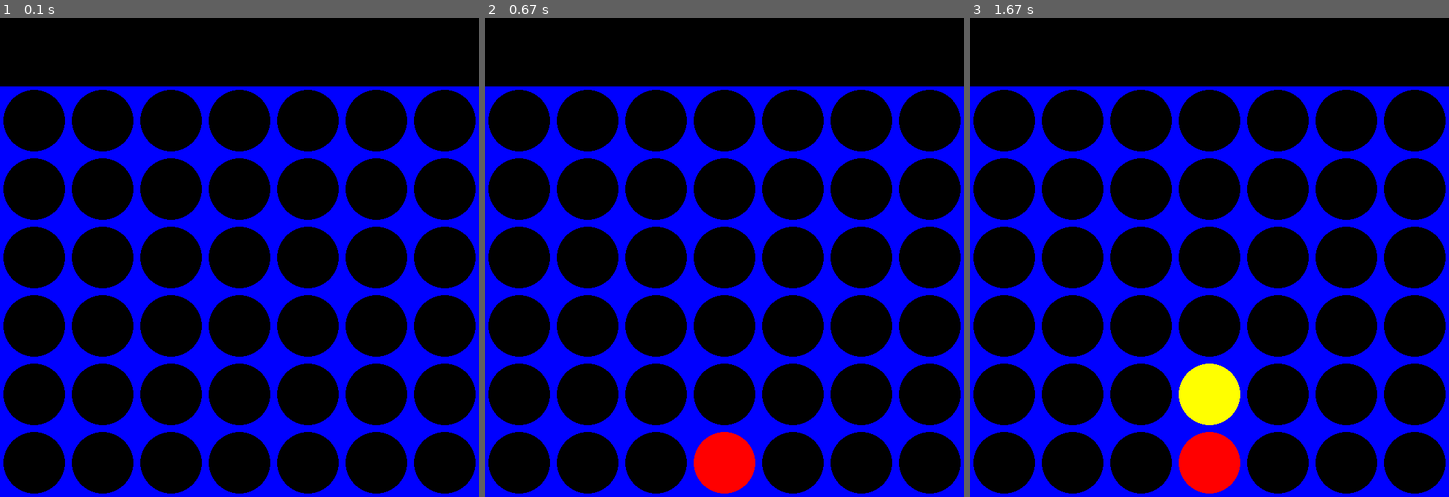
Above: before the commit, frames 1-3 (left to right).
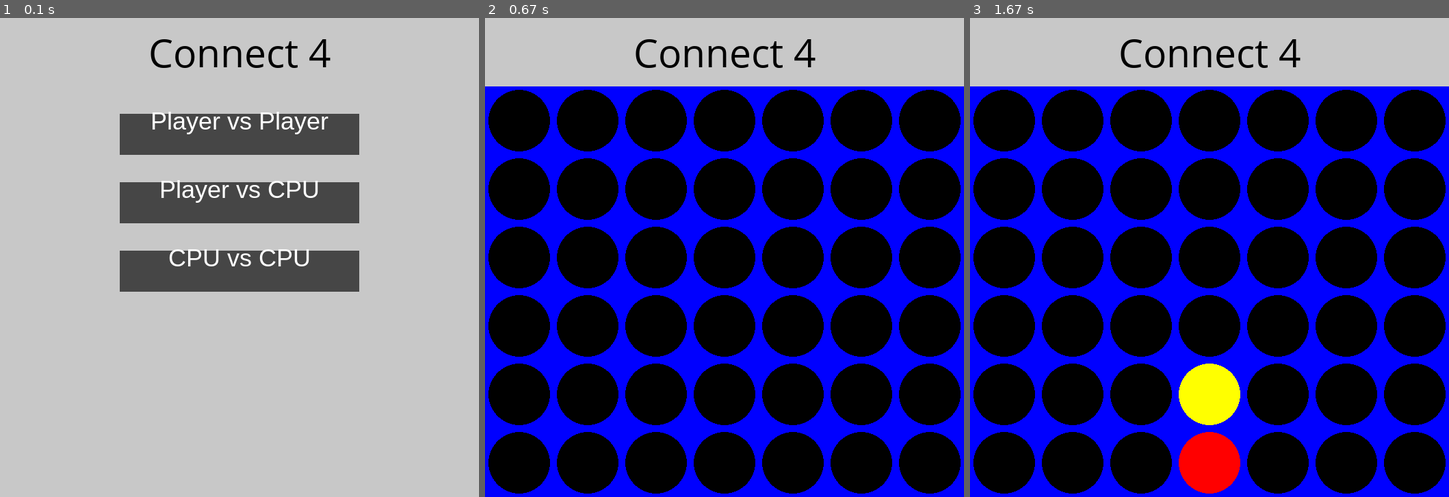
Above: after the commit, the same moments.

Repository: alexsousa024/Connect4
Game: pygame game, started from Jogo.py
Two runs of this game, one before a commit and one after it. Both use one fixed random seed, a clock stepped at 60 frames per second and the inputs below.
Inputs (mouse positions are in pixels of both pictures, inside the frame that each line leads up to):
- Up to frame 1 (0.1 s): no input
- Up to frame 2 (0.67 s): click (724, 204) at 0.38 s
- Up to frame 3 (1.67 s): click (1214, 291) at 0.72 s

The runs differ from the first frame. In frame 1, 100% of the frame differs, in the area x 0-100%, y 0-100%; in frame 2, 15%; in frame 3, 14%.

Commit message:
Update Jogo.py
temos menu agora

Diff:
--- a/Jogo.py
+++ b/Jogo.py
@@ -256,43 +256,117 @@
                 sucessors.append((new_board.board,col))
         return sucessors
 
+
+def draw_menu(screen):
+    screen.fill((200, 200, 200))  # Define a cor de fundo da tela
+
+    # Configura a fonte do título para uma fonte diferente e desenha o título
+    title_font = pygame.font.SysFont("comicsansms", 60)  # Altera para "comicsansms" e aumenta o tamanho
+    title_text = title_font.render("Connect 4", True, (0, 0, 0))  # Cor do texto do título (preto)
+    title_rect = title_text.get_rect(center=(width // 2, 50))
+    screen.blit(title_text, title_rect)
+
+    # Configurações para os modos de jogo
+    font = pygame.font.SysFont("Arial", 36)  # Fonte para os modos de jogo
+    menu_bg_color = (70, 70, 70)  # Altera para cinza escuro
+    text_color = (255, 255, 255)  # Cor do texto (branco)
+    modes = ["Player vs Player", "Player vs CPU", "CPU vs CPU"]
+    mode_rects = []
+
+    for i, mode in enumerate(modes):
+        # Calcula a posição e tamanho do retângulo para cada modo
+        rect_x = (width - (width // 2)) // 2  # Centraliza o retângulo
+        rect_y = 150 + i * 100 - 10
+        rect_width = width // 2
+        rect_height = 60
+
+        # Desenha o retângulo de fundo para cada modo de jogo
+        mode_rect = pygame.Rect(rect_x, rect_y, rect_width, rect_height)
+        pygame.draw.rect(screen, menu_bg_color, mode_rect)
+        mode_rects.append(mode_rect)
+
+        # Renderiza e desenha o texto do modo de jogo sobre o retângulo
+        text = font.render(mode, True, text_color)
+        text_rect = text.get_rect(center=(width // 2, 150 + i * 100))
+        screen.blit(text, text_rect)
+
+    pygame.display.update()
+    return mode_rects
+
+
+def menu_screen():
+        running = True
+        mode_rects = draw_menu(screen)
+
+        while running:
+            for event in pygame.event.get():
+                if event.type == pygame.QUIT:
+                    running = False
+                    sys.exit()
+                elif event.type == pygame.MOUSEBUTTONDOWN:
+                    x, y = event.pos
+                    for i, rect in enumerate(mode_rects):
+                        if rect.collidepoint(x, y):
+                            return i  # Retorna o índice do modo selecionado
+
+            pygame.display.update()
+
+# No início do seu script, após inicializar o Pygame
+mode_index = menu_screen()
+
+# mode_index agora é 0 para PvP, 1 para PvCPU, ou 2 para CPUvCPU
+
 # Main game loop
 while not board.game_over:
     for event in pygame.event.get():
         if event.type == pygame.QUIT:
+            pygame.quit()
             sys.exit()
 
-        if event.type == pygame.MOUSEBUTTONDOWN:
-            x_pos = event.pos[0]
-            col = int(x_pos // SQUARESIZE)
-
-
-            if board.turn == 0:
-                if board.drop_pieces(1, col):
-                    print(final_heuristic_1(board.board,1,2))
-                    board.print_board()
-                    if board.win(1):
-                        print("Player 1 wins!")
+        if mode_index == 0:  # Player vs Player
+            if event.type == pygame.MOUSEBUTTONDOWN:
+                x_pos = event.pos[0]
+                col = int(x_pos // SQUARESIZE)
+                if board.drop_pieces(board.turn + 1, col):
+                    if board.win(board.turn + 1):
+                        print(f"Player {board.turn + 1} wins!")
                         board.game_over = True
-                    board.turn = 1 - board.turn  # Switch turns
-            else:
-                col2 = astar_algorithm(board,2)
-                print(col2)
+                    board.turn = 1 - board.turn  # Troca de turnos
+
+        elif mode_index == 1:  # Player vs CPU
+            if board.turn == 0:  # Turno do jogador humano
+                if event.type == pygame.MOUSEBUTTONDOWN:
+                    x_pos = event.pos[0]
+                    col = int(x_pos // SQUARESIZE)
+                    if board.drop_pieces(1, col):
+                        if board.win(1):
+                            print("Player 1 wins!")
+                            board.game_over = True
+                        board.turn = 1 - board.turn  # Troca para o turno da CPU
+            else:  # Turno da CPU
+                col2 = astar_algorithm(board, 2)
                 if board.drop_pieces(2, col2):
-                    heuristic_value = final_heuristic_1(board.board, 1, 2)
-                    print("heuristica final:", heuristic_value)
-                    board.print_board()
                     if board.win(2):
-                        print("Player 2 wins!")
+                        print("CPU wins!")
                         board.game_over = True
-                    board.turn = 1 - board.turn  # Switch turns
-
-    draw_board(board)  # Draw the board state at every loop iteration
-
-    if board.is_full():
-        print("The game is a draw!")
-        board.game_over = True
-
-
-pygame.time.wait(3000)  # Delay to see the final board state before closing
+                    board.turn = 1 - board.turn  # Troca para o turno do jogador
+
+        elif mode_index == 2:  # CPU vs CPU
+            pygame.time.wait(500)  # Adiciona um pequeno delay para tornar as jogadas visíveis
+            col = astar_algorithm(board, board.turn + 1)
+            if board.drop_pieces(board.turn + 1, col):
+                if board.win(board.turn + 1):
+                    print(f"CPU {board.turn + 1} wins!")
+                    board.game_over = True
+                board.turn = 1 - board.turn  # Troca de turnos entre as CPUs
+
+        draw_board(board)
+
+        if board.is_full():
+            print("The game is a draw!")
+            board.game_over = True
+
+        pygame.display.update()
+
+pygame.time.wait(3000)  # Espera um pouco antes de fechar o jogo
 pygame.quit()
